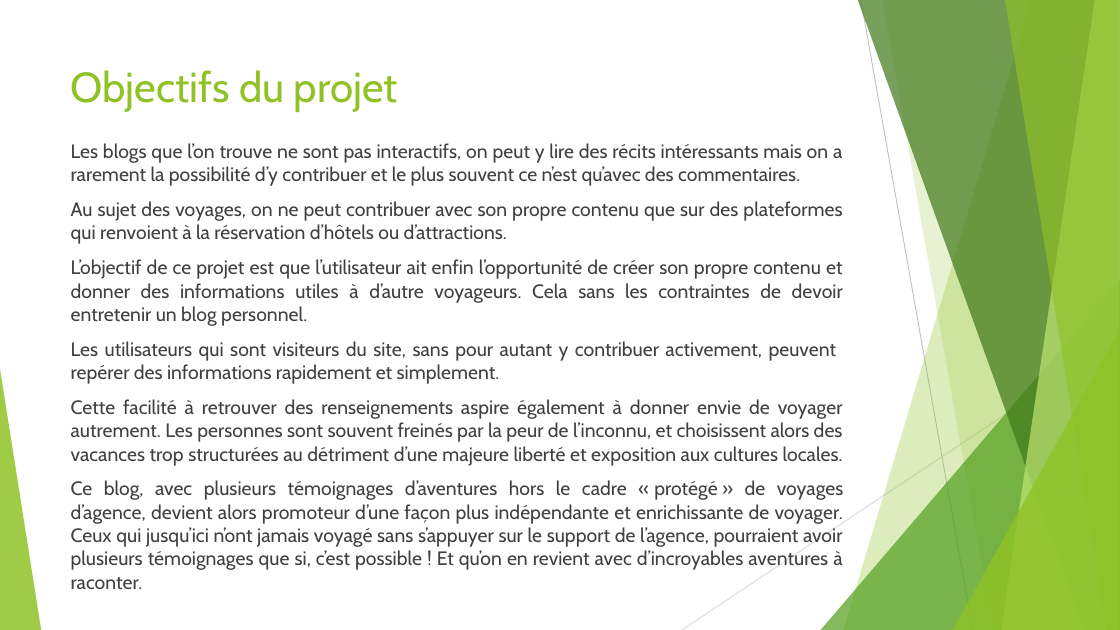
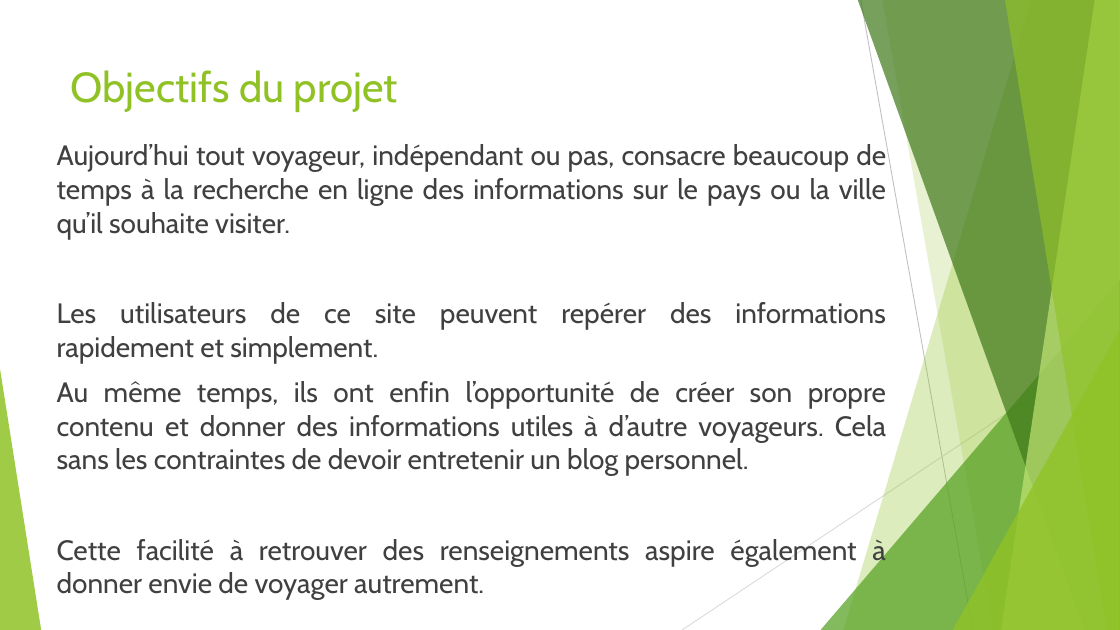
Before and after one commit to manelbenhamouda/projets-CDA, a slide deck: slide 8 of Diaporama Projet YOUR journey.pptx. Drawn at 1120x630 pixels with LibreOffice and Linux fonts; fonts in the diff are those of the drawing. Boxes give left, top, right and bottom in pixels: in the first picture for what was removed or moved away, otherwise in the second. Text is boxed around its words. In the diff, an @@ line names an element or a change of style, - is before the commit and + after.

```diff
--- a/Diaporama Projet YOUR journey.pptx
+++ b/Diaporama Projet YOUR journey.pptx
@@ text at box(57, 144, 886, 600): text changed; size 16.6 to 24 pt @@
-Les blogs que l’on trouve ne sont pas interactifs, on peut y lire des récits intéressants mais on a rarement la possibilité d’y contribuer et le plus souvent ce n’est qu’avec des commentaires.
-Au sujet des voyages, on ne peut contribuer avec son propre contenu que sur des plateformes qui renvoient à la réservation d’hôtels ou d’attractions.
-L’objectif de ce projet est que l’utilisateur ait enfin l’opportunité de créer son propre contenu et donner des informations utiles à d’autre voyageurs. Cela sans les contraintes de devoir entretenir un blog personnel.
-Les utilisateurs qui sont visiteurs du site, sans pour autant y contribuer activement, peuvent repérer des informations rapidement et simplement.
-Cette facilité à retrouver des renseignements aspire également à donner envie de voyager autrement. Les personnes sont souvent freinés par la peur de l’inconnu, et choisissent alors des vacances trop structurées au détriment d’une majeure liberté et exposition aux cultures locales.
-Ce blog, avec plusieurs témoignages d’aventures hors le cadre « protégé » de voyages d’agence, devient alors promoteur d’une façon plus indépendante et enrichissante de voyager. Ceux qui jusqu’ici n’ont jamais voyagé sans s’appuyer sur le support de l’agence, pourraient avoir plusieurs témoignages que si, c’est possible ! Et qu’on en revient avec d’incroyables aventures à raconter.
+Aujourd’hui tout voyageur, indépendant ou pas, consacre beaucoup de temps à la recherche en ligne des informations sur le pays ou la ville qu’il souhaite visiter.
+Les utilisateurs de ce site peuvent repérer des informations rapidement et simplement.
+Au même temps, ils ont enfin l’opportunité de créer son propre contenu et donner des informations utiles à d’autre voyageurs. Cela sans les contraintes de devoir entretenir un blog personnel.
+Cette facilité à retrouver des renseignements aspire également à donner envie de voyager autrement.
```
Also in this commit, not shown: 13 other slides changed, 5 other files.
